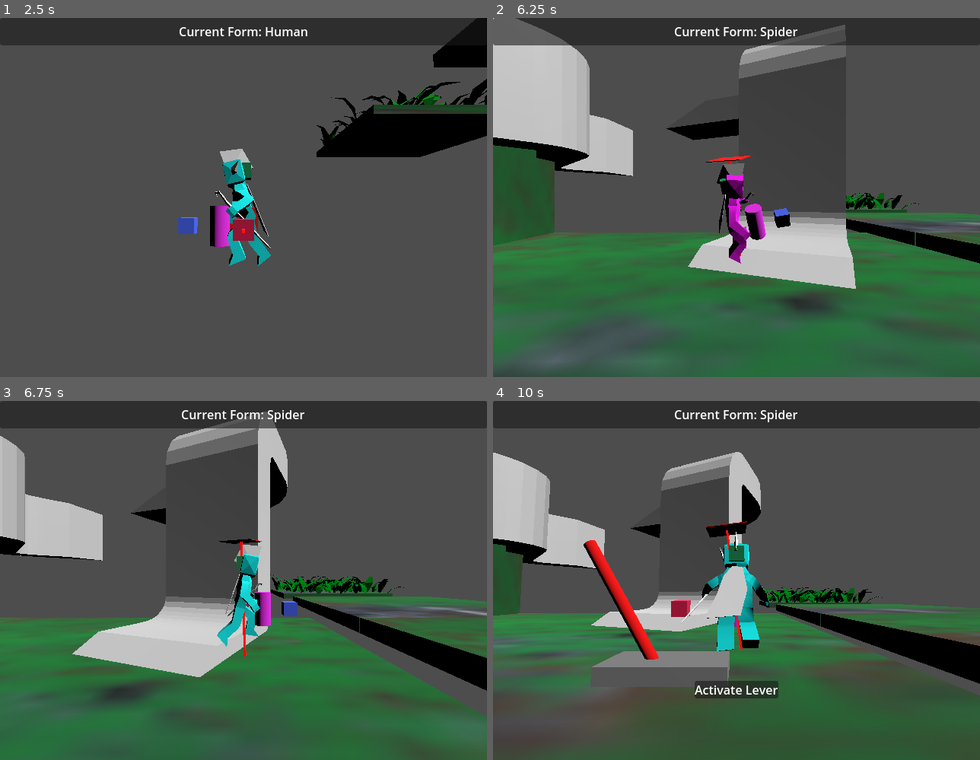
Above: before the commit, frames 1-4 (two rows, left to right).
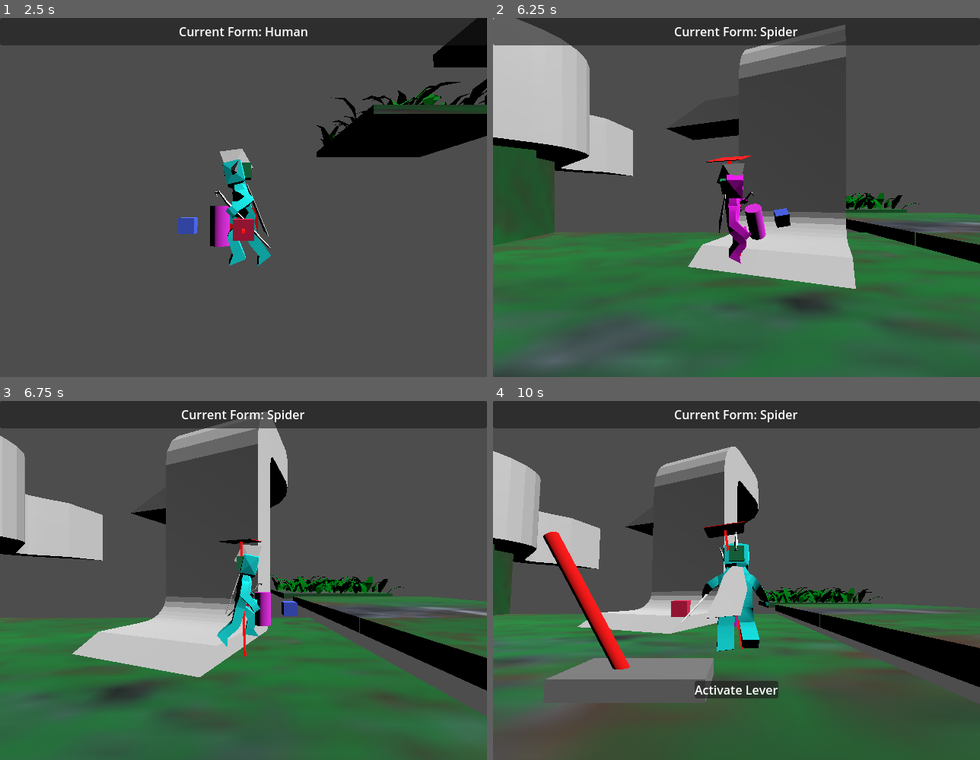
Above: after the commit, the same moments.

Repository: LettucePie/druid
Game: Godot game, scene res://playscenes/play_0.tscn
Two runs of this game, one before a commit and one after it. Both use one fixed random seed, a clock stepped at 60 frames per second and the inputs below.
Inputs (mouse positions are in pixels of both pictures, inside the frame that each line leads up to):
- Up to frame 1 (2.5 s): tap Enter (ui_accept) at 0.5 s; move the mouse to (219, 269) at 0.52 s; hold Right mouse button (aim) 0.53-1.28 s; hold W (move_up) 0.53-2.03 s; tap Space (jump) at 0.77, 1.52 s; move the mouse to (389, 251) at 1.27 s; tap N (attack) at 1.35 s; move the mouse to (97, 143) at 2.02 s; hold A (move_left) from 2.03 s (still down); tap K (cam_down) at 2.1 s
- Up to frame 2 (6.25 s): move the mouse to (760, 197) at 2.77 s; tap J (cam_left) at 2.85 s; tap Space (jump) at 3.02, 3.77, 4.52, 6.02 s; move the mouse to (663, 107) at 3.52 s; release A (move_left) at 3.53 s; hold S (move_down) 3.53-4.28 s; tap L (cam_right) at 3.6 s; move the mouse to (843, 179) at 4.27 s; hold D (move_right) 4.28-5.03 s; tap I (cam_up) at 4.35 s; move the mouse to (639, 215) at 5.02 s; press the mouse at (639, 215) at 5.03 s; hold W (move_up) 5.03-5.78 s; move the mouse to (785, 118) at 5.77 s; release the mouse at (785, 118) at 5.78 s; hold D (move_right) from 5.78 s (still down); tap Q (form_switcher) at 5.85 s
- Up to frame 3 (6.75 s): keep holding D (move_right); move the mouse to (219, 652) at 6.52 s; tap , (interact) at 6.6 s
- Up to frame 4 (10 s): tap Space (jump) at 6.77, 7.52, 9.02, 9.77 s; move the mouse to (882, 634) at 7.27 s; tap M (special) at 7.35 s; move the mouse to (590, 526) at 8.02 s; release D (move_right) at 8.03 s; hold S (move_down) 8.03-8.78 s; hold Right mouse button (aim) 8.03-8.78 s; move the mouse to (760, 580) at 8.77 s; hold A (move_left) 8.78-9.53 s; tap N (attack) at 8.85 s; move the mouse to (663, 490) at 9.52 s; hold W (move_up) from 9.53 s (still down); tap K (cam_down) at 9.6 s

Frame 1 is identical in both runs. In frame 2, less than 0.1% of the frame differs, in the area x 18-98%, y 33-75%; in frame 3, less than 0.1%; in frame 4, 10%, in the area x 0-100%, y 12-100%.

Commit message:
using transform basis to lerp turn speed

Diff:
--- a/core/player.gd
+++ b/core/player.gd
@@ -161,7 +161,7 @@
 		form_jump = 5.0
 		form_air_control = 1.0
 		form_mag_angle = 0.4
-		form_turn = 0.25
+		form_turn = 0.05
 		update_up(Vector3.UP)
 
 
@@ -247,20 +247,21 @@
 
 ## Turns the Swivel Ring to the input direction. The Swivel Ring is used for \
 ## dictating the direction the player will travel.
-## TODO make this use angles and return a value to use for decceleration
-func turn_swivel_ring(target : Vector3):
+## TODO return a value to use for decceleration
+func turn_swivel_ring(target : Vector3) -> float:
 	var speed_percent : float = velocity.length() / form_speed
 	print("Speed Percent = ", speed_percent)
 	speed_percent = turn_responsiveness_curve.sample(speed_percent)
 	print("Speed Percent converted on curve = ", speed_percent)
 	speed_percent = clampf(speed_percent, form_turn, 1.0)
 	print("Speed Percent clamped by form_turn min = ", speed_percent)
-	var dampened_target : Vector3 = \
-		($swivel_ring.transform.basis * Vector3.FORWARD).lerp(
-			target, speed_percent
-		).normalized()
-	print("Turn Target has been adjusted from ", target, " | into, ", dampened_target)
-	$swivel_ring.look_at(dampened_target + position, get_up_direction())
+	var ring_basis : Basis = $swivel_ring.transform.basis
+	var target_basis : Basis = ring_basis.looking_at(target, get_up_direction())
+	var result_basis : Basis = ring_basis.slerp(target_basis, speed_percent)
+	$swivel_ring.transform.basis = result_basis
+
+	## Find the difference to calculate the level of decelleration to return
+	return 0.0
 
 
 func lerp_mesh(delta : float):
@@ -322,6 +323,9 @@
 		0,
 		Input.get_axis("move_up", "move_down")).limit_length(1.0)
 
+	## Setup Deceleration variable for sharp turn speed reductions.
+	var decel : float = 0.0
+
 	## Orientate the input vector to the camera angle.
 	## **Note** This is currently limited to the aspect of walking on \
 	## the ground, and only the ground.
@@ -340,10 +344,10 @@
 	var blended_normal : Vector3 = get_up_direction()
 	if direction.length_squared() > 0.0:
 
-		## Turn the Swivel Ring to match the input direction.
-		## Swivel ring is used to help align the players input with
-		## Mesh and Edge Detection.
-		turn_swivel_ring(direction)
+		## Turns the Swivel Ring to the target direction.
+		## The Function also generates a deceleration amount by comparing \
+		## how far/fast it could turn versus the form speed limitations.
+		decel = turn_swivel_ring(direction)
 
 		## Input adjusts the Swivel Ring. The Swivel Ring dictates applied \
 		## direction. Here we update direction to equal our Swivel Ring Forward.
--- a/core/player.tscn
+++ b/core/player.tscn
@@ -273,34 +273,34 @@
 transform = Transform3D(-0.312618, 0, -2.73299e-08, 0, 0.312618, 0, 2.73299e-08, 0, -0.312618, 0, 0.143265, 0)
 
 [node name="Skeleton3D" parent="human_node/human_model/human_armature" index="0"]
-bones/0/position = Vector3(0, -0.132363, -0.10598)
+bones/0/position = Vector3(0, -0.137417, -0.10598)
 bones/0/rotation = Quaternion(0.0914123, -0.00244562, -0.0016501, 0.995809)
-bones/1/rotation = Quaternion(-0.00688393, 0.0340991, 0.796395, 0.603776)
+bones/1/rotation = Quaternion(-0.00782314, 0.030032, 0.796612, 0.603694)
 bones/2/rotation = Quaternion(0.0834039, -0.0313383, 0.324214, 0.941779)
 bones/3/rotation = Quaternion(0.317049, 0.0415371, 0.0138462, 0.947398)
-bones/5/rotation = Quaternion(-0.0267945, -0.0138634, 0.00401451, 0.999537)
+bones/5/rotation = Quaternion(-0.0263342, -0.0138638, 0.00400578, 0.999549)
 bones/6/rotation = Quaternion(-0.0150778, -3.56578e-05, -0.000320333, 0.999886)
 bones/10/position = Vector3(-0.34512, -0.192523, -0.00858107)
-bones/10/rotation = Quaternion(-0.216396, 0.235437, 0.945317, 0.0641762)
-bones/11/rotation = Quaternion(-0.371663, 0.00100528, -0.00284347, 0.928363)
+bones/10/rotation = Quaternion(-0.216114, 0.239552, 0.944283, 0.0651179)
+bones/11/rotation = Quaternion(-0.382465, 0.00103837, -0.00283159, 0.923965)
 bones/12/rotation = Quaternion(-0.0599468, -0.00843683, -0.742144, 0.667501)
-bones/13/rotation = Quaternion(-0.0857122, -0.0260127, -0.251711, 0.963649)
+bones/13/rotation = Quaternion(-0.0847024, -0.0238753, -0.258212, 0.962072)
 bones/14/rotation = Quaternion(0.395912, -0.0344117, -0.113618, 0.910582)
 bones/17/position = Vector3(0.358753, -0.19082, -0.0116346)
-bones/17/rotation = Quaternion(0.100572, 0.320796, 0.938132, -0.0829671)
-bones/18/rotation = Quaternion(-0.228266, -0.0956141, -0.00973909, 0.968844)
+bones/17/rotation = Quaternion(0.0998706, 0.328679, 0.935399, -0.0838105)
+bones/18/rotation = Quaternion(-0.240383, -0.0954846, -0.010936, 0.965908)
 
 [node name="ear_a" parent="human_node/human_model/human_armature/Skeleton3D" index="0"]
-transform = Transform3D(0.999448, -0.00253311, -0.0331121, -0.000761081, 0.995078, -0.0990966, 0.0332002, 0.0990672, 0.994527, 0.000675776, 1.71162, 0.174106)
+transform = Transform3D(0.999448, -0.00253311, -0.0331121, -0.000791662, 0.994986, -0.100013, 0.0331994, 0.0999837, 0.994435, 0.000675779, 1.70649, 0.174829)
 
 [node name="hair_a" parent="human_node/human_model/human_armature/Skeleton3D" index="1"]
-transform = Transform3D(0.999448, -0.00253311, -0.0331121, -0.000761081, 0.995078, -0.0990966, 0.0332002, 0.0990672, 0.994527, 0.00858761, 2.1274, -0.0545387)
+transform = Transform3D(0.999448, -0.00253311, -0.0331121, -0.000791662, 0.994986, -0.100013, 0.0331994, 0.0999837, 0.994435, 0.00858761, 2.12248, -0.0534317)
 
 [node name="cape" parent="human_node/human_model/human_armature/Skeleton3D" index="2"]
-transform = Transform3D(0.999449, -0.0329398, 0.00416953, 0.033121, 0.9979, -0.0556694, -0.00232703, 0.0557769, 0.998441, -0.0395435, 1.20827, -0.309326)
+transform = Transform3D(0.999449, -0.0329398, 0.00416953, 0.0331231, 0.997848, -0.056589, -0.00229653, 0.056696, 0.998389, -0.0395435, 1.20358, -0.309066)
 
 [node name="staff_a" parent="human_node/human_model/human_armature/Skeleton3D" index="3"]
-transform = Transform3D(0.37056, -0.30654, 0.876766, 0.866253, 0.454628, -0.207167, -0.335098, 0.836269, 0.434008, 1.41305, 0.0662109, 0.206832)
+transform = Transform3D(0.383343, -0.301886, 0.872876, 0.861337, 0.457985, -0.21988, -0.333386, 0.83613, 0.435591, 1.40254, 0.0510331, 0.207522)
 
 [node name="standin_floor" parent="human_node/human_model" index="1"]
 visible = false
@@ -337,16 +337,16 @@
 [node name="Skeleton3D" parent="wolf_node/wolf_model/Armature" index="0"]
 bones/1/rotation = Quaternion(0.656745, -8.93774e-16, -8.93774e-16, 0.754113)
 bones/2/rotation = Quaternion(0.12946, 1.04057e-15, -9.22106e-17, 0.991585)
-bones/3/rotation = Quaternion(-0.298934, 7.09194e-18, 8.1828e-17, 0.954274)
-bones/4/rotation = Quaternion(-0.288491, -1.56493e-18, 4.6962e-17, 0.957483)
+bones/3/rotation = Quaternion(-0.303987, -4.86299e-18, 5.93554e-17, 0.952676)
+bones/4/rotation = Quaternion(-0.287803, 2.27604e-19, 6.46528e-17, 0.95769)
 bones/5/rotation = Quaternion(0.456607, 1.48065e-22, -1.01387e-16, 0.889668)
 bones/6/rotation = Quaternion(0.859775, 0.204093, 0.0176992, -0.467782)
 bones/7/rotation = Quaternion(0.859775, -0.204093, -0.0176992, -0.467782)
-bones/8/position = Vector3(0.903733, 1.10149, 1.10092)
-bones/8/rotation = Quaternion(0.782006, -1.45604e-17, -3.5943e-18, 0.623271)
+bones/8/position = Vector3(0.903733, 1.08371, 1.11224)
+bones/8/rotation = Quaternion(0.785001, 6.00432e-18, 7.39565e-18, 0.619495)
 bones/9/rotation = Quaternion(0.102258, 1.18584e-07, 1.21901e-08, 0.994758)
-bones/12/position = Vector3(-0.903733, 1.10149, 1.10092)
-bones/12/rotation = Quaternion(0.782006, -1.45604e-17, -3.5943e-18, 0.623271)
+bones/12/position = Vector3(-0.903733, 1.08371, 1.11224)
+bones/12/rotation = Quaternion(0.785001, 6.00432e-18, 7.39565e-18, 0.619495)
 bones/13/rotation = Quaternion(0.102258, 1.18584e-07, 1.21901e-08, 0.994758)
 bones/16/rotation = Quaternion(0.649191, -0.000736844, -0.092586, 0.754969)
 bones/17/rotation = Quaternion(0.560286, -0.0218214, 0.0589299, 0.825912)
